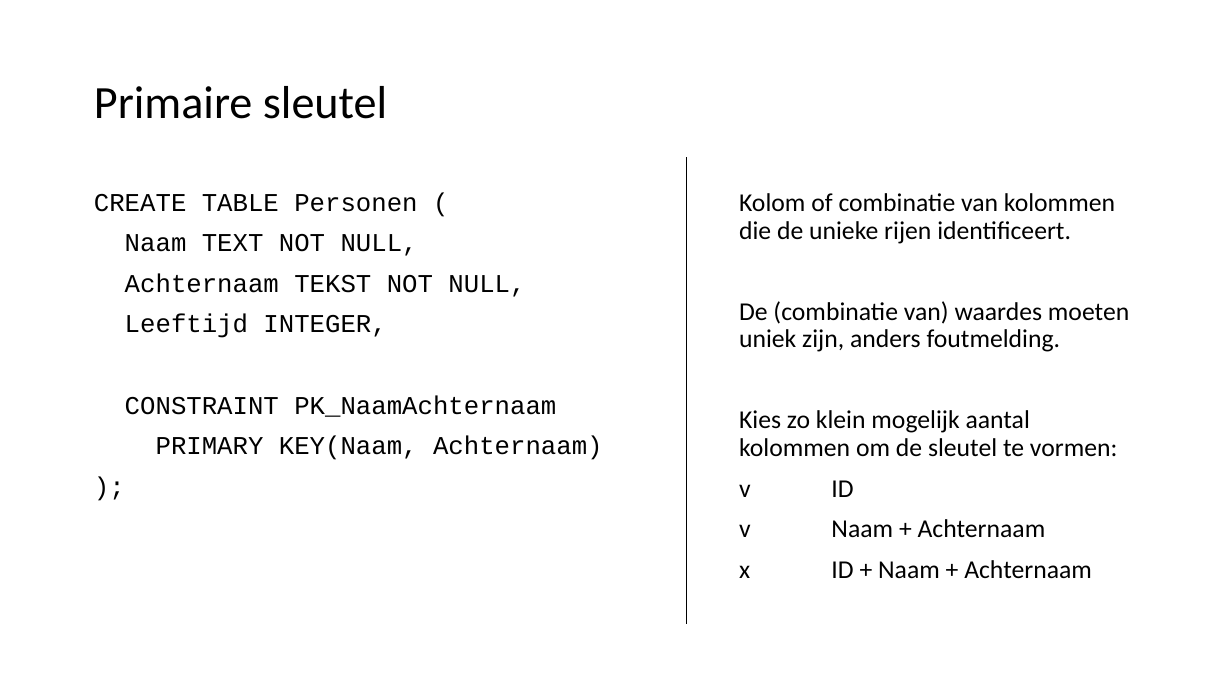
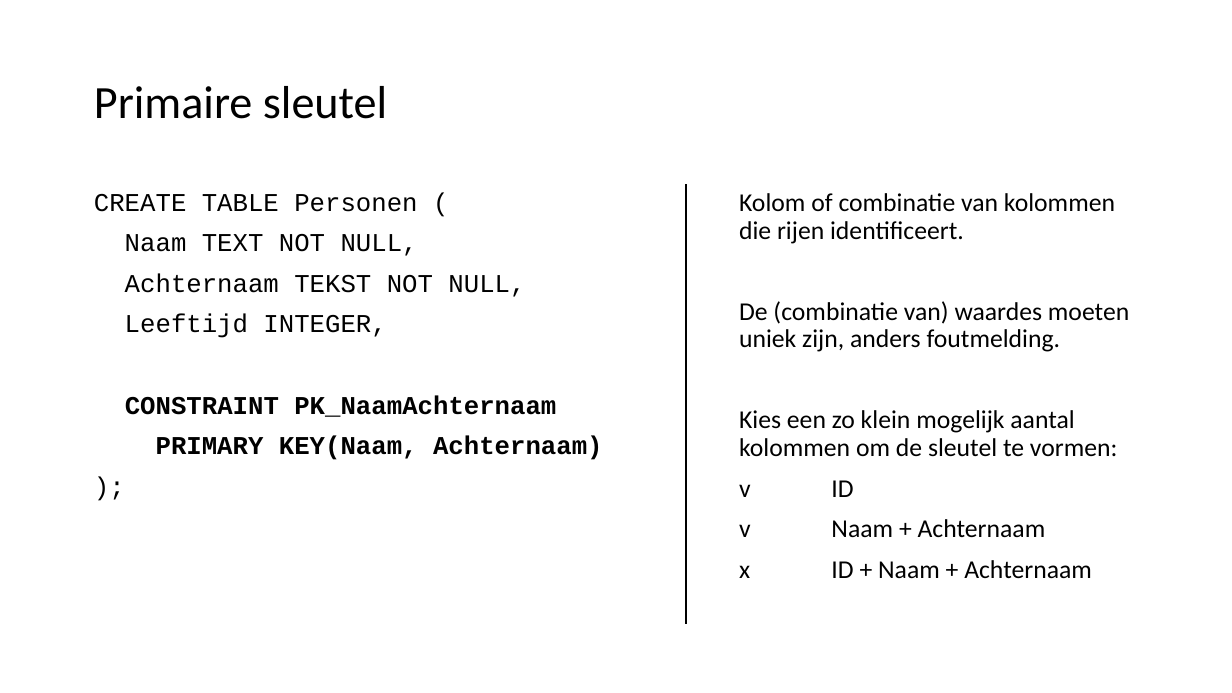
Before and after one commit to LFKoning/sql-cursus, a slide deck: slide 69 of sql_introductie.pptx. Drawn at 1232x693 pixels with LibreOffice and Linux fonts; fonts in the diff are those of the drawing. Boxes give left, top, right and bottom in pixels: in the first picture for what was removed or moved away, otherwise in the second. Text is boxed around its words. In the diff, an @@ line names an element or a change of style, - is before the commit and + after.

Commit message:
SQL Powerpoint typo squatting

```diff
--- a/sql_introductie.pptx
+++ b/sql_introductie.pptx
@@ line moved from (687, 157) - (687, 625) to (687, 185) - (687, 625) @@
@@ line (687, 185) - (687, 625): stroke #000000 0.5 pt to #000000 1.5 pt @@
@@ text at box(739, 193, 1115, 244): text changed @@
-Kolom of combinatie van kolommen die de unieke rijen identificeert.
+Kolom of combinatie van kolommen die rijen identificeert.
@@ text at box(125, 395, 603, 460): bold on in "CONSTRAINT PK_NaamAchternaam", "PRIMARY KEY(Naam, Achternaam)" @@
@@ text at box(739, 410, 1118, 456): text changed @@
-Kies zo klein mogelijk aantal kolommen om de sleutel te vormen:
+Kies een zo klein mogelijk aantal kolommen om de sleutel te vormen:
```
Also in this commit, not shown: 18 other slides changed.
